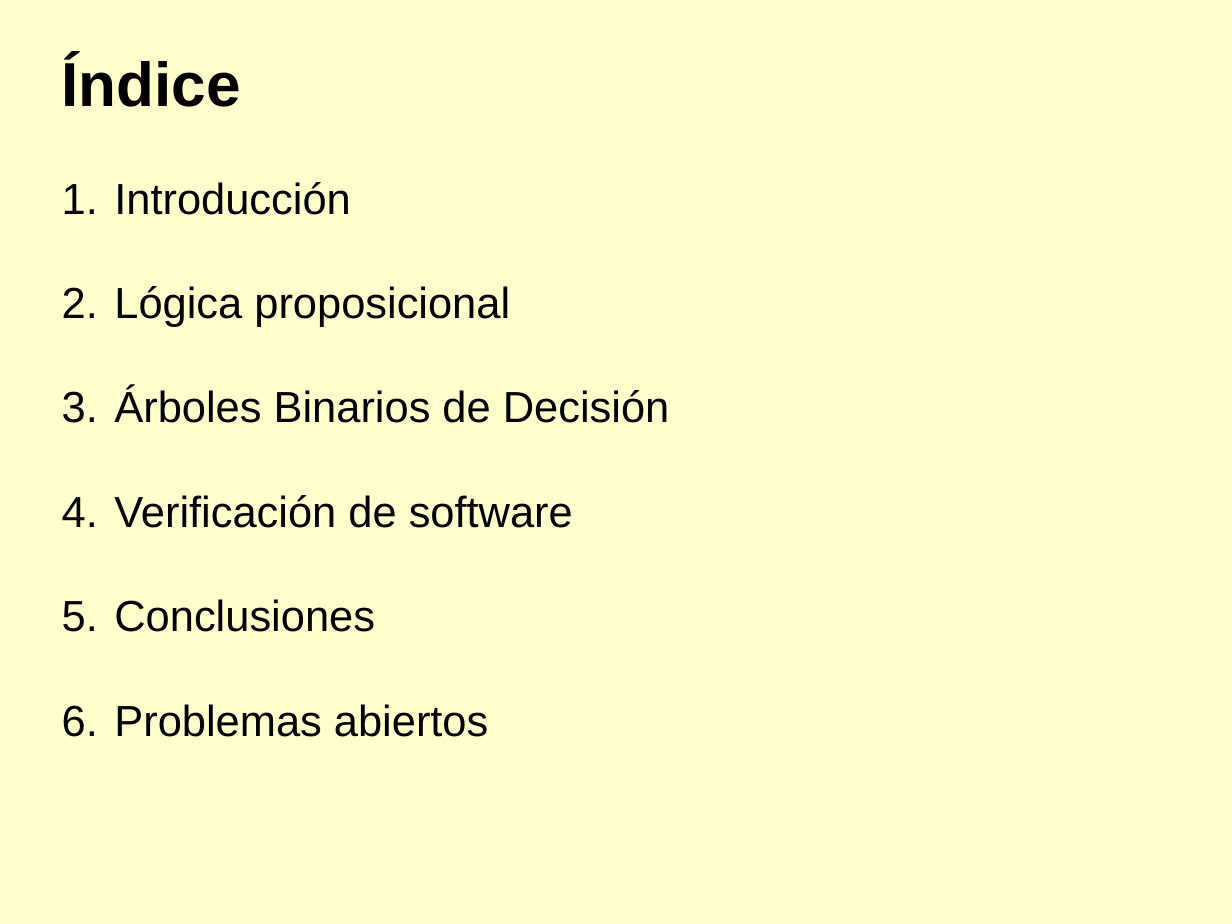
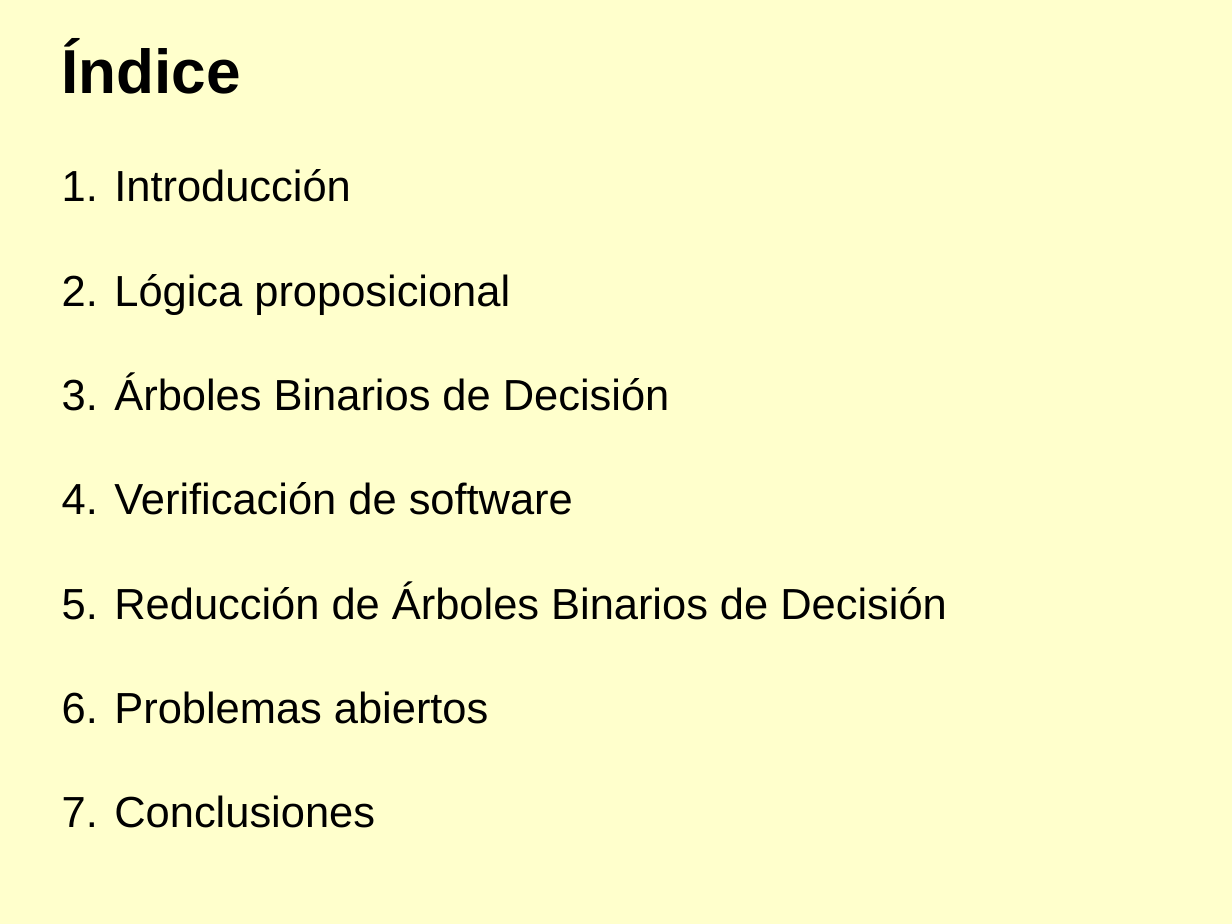
Before and after one commit to diegojromerolopez/djbdd, a slide deck: slide 2 of doc/presentacion.odp. Drawn at 1232x924 pixels with LibreOffice and Linux fonts; fonts in the diff are those of the drawing. Boxes give left, top, right and bottom in pixels: in the first picture for what was removed or moved away, otherwise in the second. Text is boxed around its words. In the diff, an @@ line names an element or a change of style, - is before the commit and + after.

```diff
--- a/doc/presentacion.odp
+++ b/doc/presentacion.odp
@@ subtitle "Índice": place and size @@
-subtitle "Índice" at [62,56,670,737]
+subtitle "Índice" at [62,43,947,828]
@@ subtitle at [114,584,947,724]: paragraphs added @@
+5. Reducción de Árboles Binarios de Decisión
+6. Problemas abiertos
@@ subtitle at [114,704,488,737]: paragraph removed @@
-6. Problemas abiertos
```
Also in this commit, not shown: 15 slides added, 3 other files.
